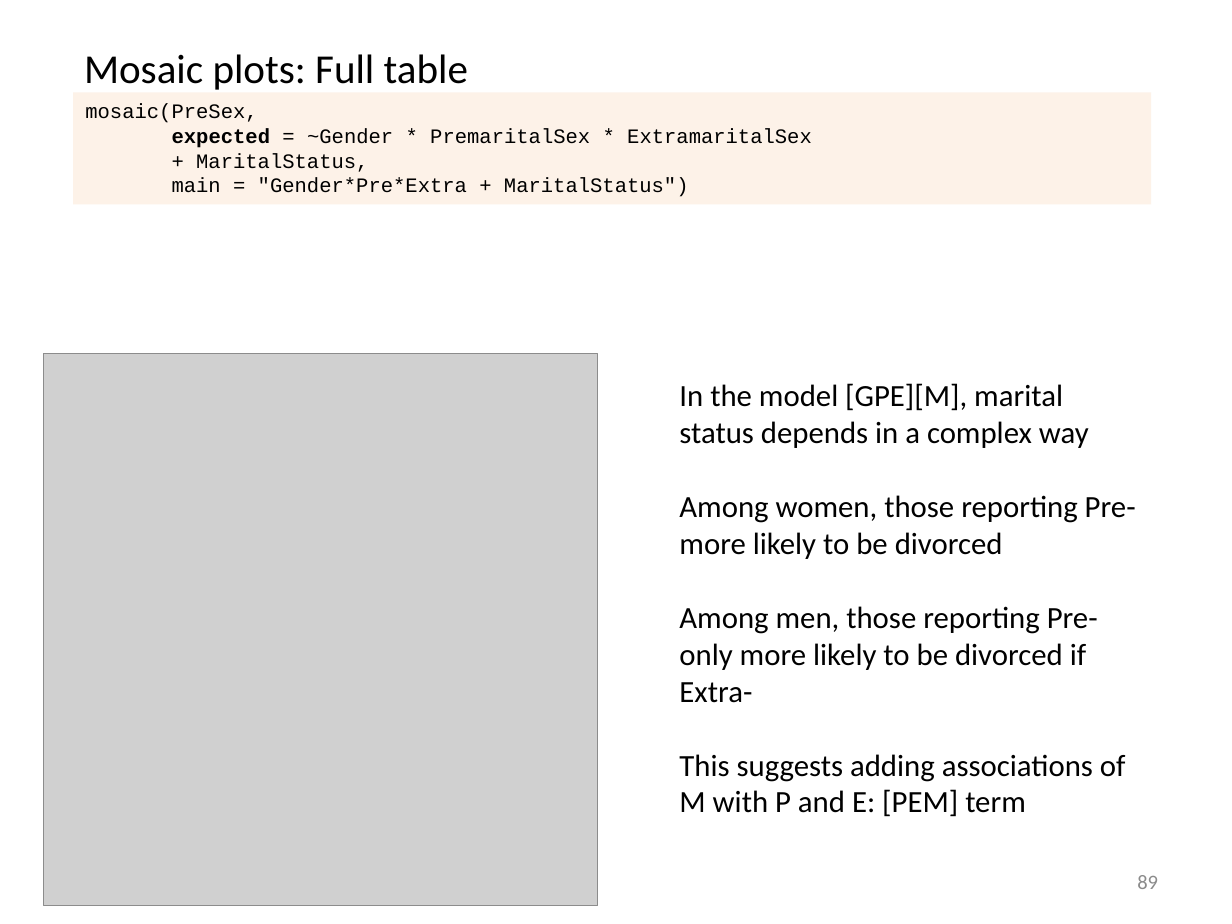
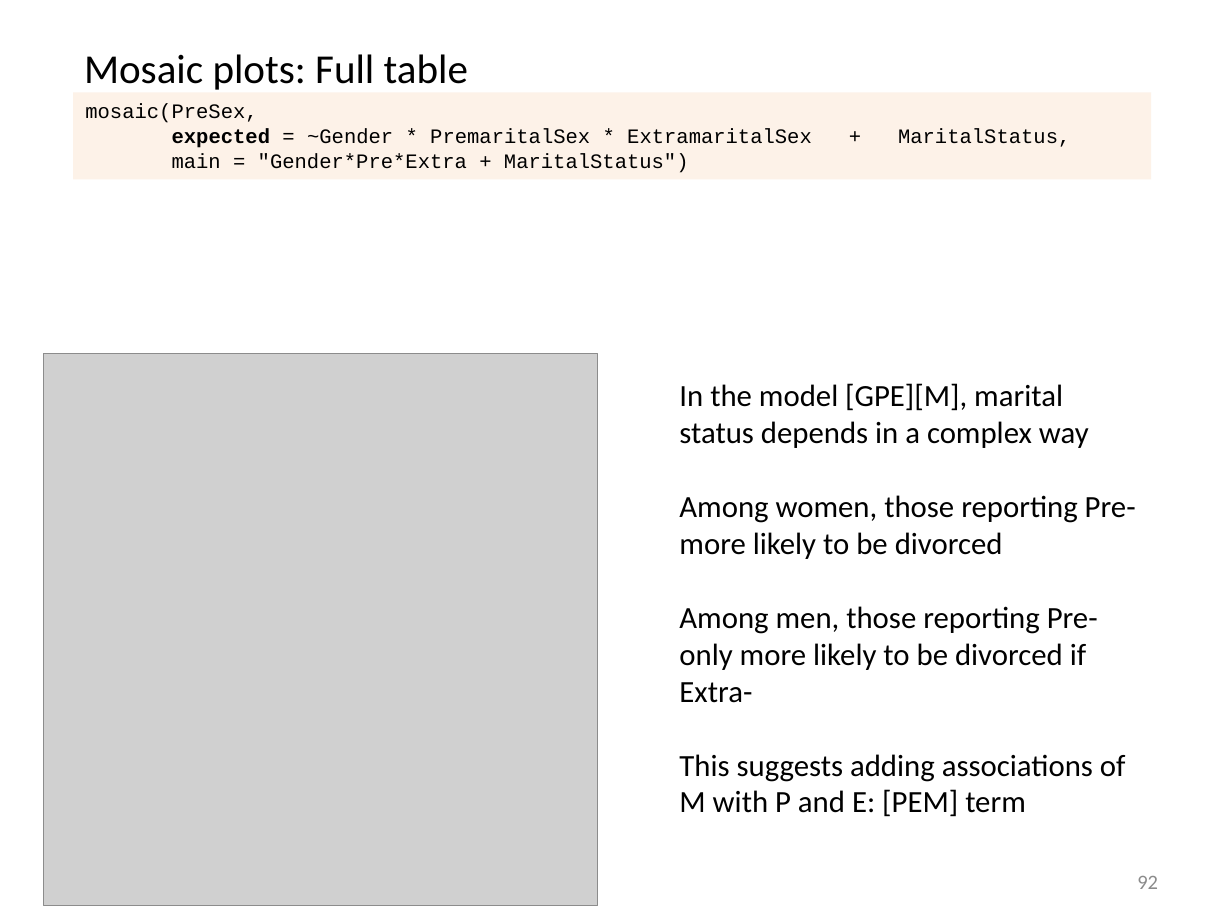
Before and after one commit to friendly/psy6136, a slide deck: slide 92 of docs/lectures/04-Loglin.pptx (slide 89 before the commit). Drawn at 1232x924 pixels with LibreOffice and Linux fonts; fonts in the diff are those of the drawing; grey boxes stand for pictures. Boxes give left, top, right and bottom in pixels: in the first picture for what was removed or moved away, otherwise in the second. Text is boxed around its words. In the diff, an @@ line names an element or a change of style, - is before the commit and + after.

```diff
--- a/docs/lectures/04-Loglin.pptx
+++ b/docs/lectures/04-Loglin.pptx
@@ rectangle "mosaic(PreSex,": place and size @@
-rectangle "mosaic(PreSex," at [73, 92, 1151, 205]
+rectangle "mosaic(PreSex," at [73, 92, 1151, 180]
@@ text in rectangle at [172, 129, 812, 148]: text changed @@
-expected = ~Gender * PremaritalSex * ExtramaritalSex
-+ MaritalStatus,
+expected = ~Gender * PremaritalSex * ExtramaritalSex + MaritalStatus,
@@ page number at [1137, 876, 1158, 889]: text changed @@
-89
+92
```
Also in this commit, not shown: 25 other slides changed, 3 slides added, 15 other files.
